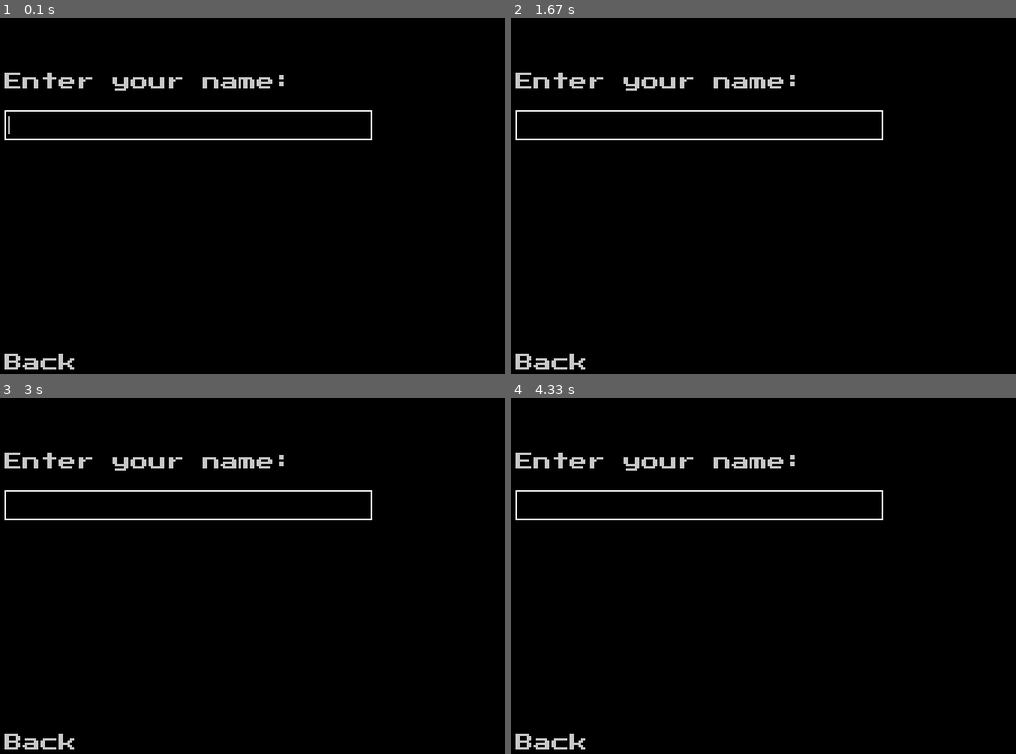
Above: before the commit, frames 1-4 (two rows, left to right).
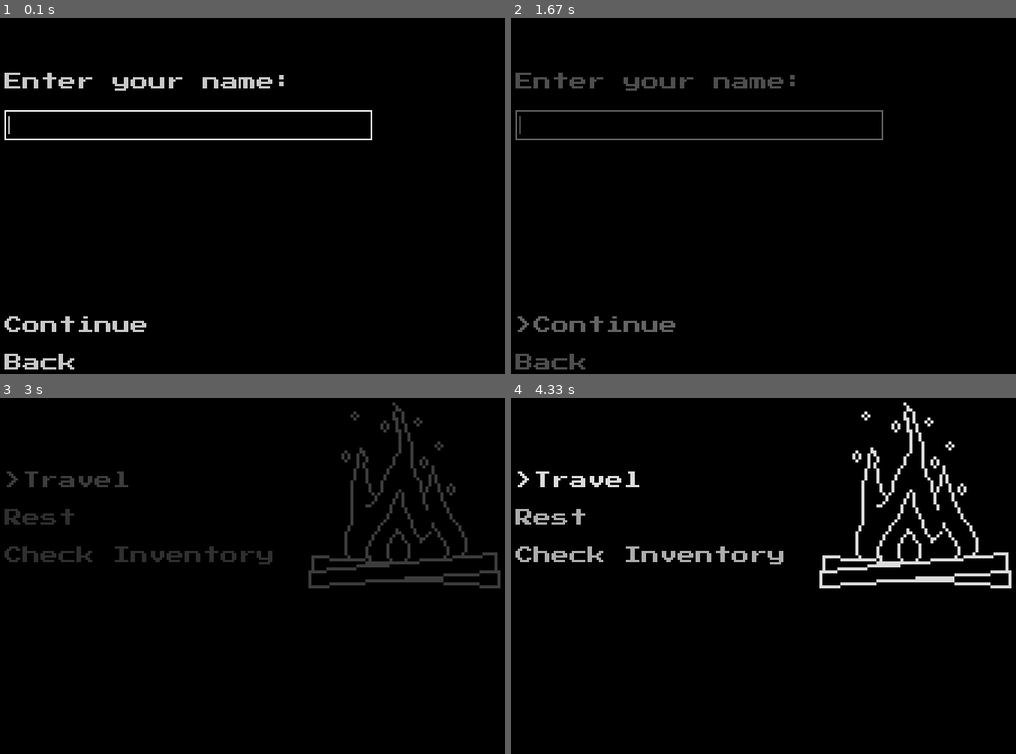
Above: after the commit, the same moments.

Repository: Cyborger/PygameTextRPG
Game: pygame game, started from launcher.py
Two runs of this game, one before a commit and one after it. Both use one fixed random seed, a clock stepped at 60 frames per second and the inputs below.
Inputs (mouse positions are in pixels of both pictures, inside the frame that each line leads up to):
- Up to frame 1 (0.1 s): no input
- Up to frame 2 (1.67 s): click (586, 324) at 0.38 s, where only the run after the commit has a clickable "Continue"
- Up to frame 3 (3 s): no input
- Up to frame 4 (4.33 s): no input

The runs differ from the first frame. In frame 1, 0.5% of the frame differs, in the area x 0-29%, y 83-89%; in frame 2, 2.3%; in frame 3, 5.6%, in the area x 0-100%, y 1-99%; in frame 4, 5.6%.

Commit message:
Working on location menu

Diff:
--- a/core/game.py
+++ b/core/game.py
@@ -3,12 +3,14 @@
 from core.display import Display
 from states.titleMenuState import TitleMenuState
 from states.characterCreationState import CharacterCreationState
+from states.locationState import LocationState
 
 
 class Game:
     def __init__(self):
         self.display = Display(700, 700)
-        self.states = [TitleMenuState(self), CharacterCreationState(self)]
+        self.states = [TitleMenuState(self), CharacterCreationState(self),
+                       LocationState(self)]
         self.currentState = None
         self.changeMenu("characterCreationState/nameChoosingMenu")
         self.running = True
--- /dev/null
+++ b/core/surface.py
@@ -0,0 +1,11 @@
+import pygame
+
+
+#TODO: Consider incorperating into buttons
+
+class Surface:
+    def __init__(self, filepath, x, y):
+        self.image = pygame.image.load(filepath)
+        self.rect = self.image.get_rect()
+        self.rect.x = x
+        self.rect.y = y
--- /dev/null
+++ b/menus/mainLocationMenu.py
@@ -0,0 +1,15 @@
+from core.menu import Menu
+from core.labelButton import LabelButton
+from core.surface import Surface
+
+
+class MainLocationMenu(Menu):
+    def __init__(self, parentState):
+        super().__init__("mainLocationMenu", parentState)
+        self.addButton(LabelButton("Travel", 20, 300, self.placeholder))
+        self.addButton(LabelButton("Rest", 20, 350, self.placeholder))
+        self.addButton(LabelButton("Check Inventory", 20, 400, self.placeholder))
+        self.addLabel(Surface("res/images/campfire.png", 425, 200))
+
+    def placeholder(self):
+        print("Currently a placeholder")
--- a/menus/nameChoosingMenu.py
+++ b/menus/nameChoosingMenu.py
@@ -9,7 +9,11 @@
         super().__init__("nameChoosingMenu", parentState)
         self.addLabel(Label("Enter your name: ", 20, 275))
         self.addButton(InputField(20, 325))
+        self.addButton(LabelButton("Continue", 20, 600, self.nextMenu))
         self.addButton(LabelButton("Back", 20, 650, self.goBack))
+
+    def nextMenu(self):
+        self.getRoot().fadeMenuChange("locationState/mainLocationMenu")
 
     def goBack(self):
         newMenu = "characterCreationState/raceSelectionMenu"
--- /dev/null
+++ b/states/locationState.py
@@ -0,0 +1,8 @@
+from core.state import State
+from menus.mainLocationMenu import MainLocationMenu
+
+
+class LocationState(State):
+    def __init__(self, game):
+        super().__init__("locationState", game)
+        self.addMenu(MainLocationMenu(self))
Binary file added: res/images/campfire.png
